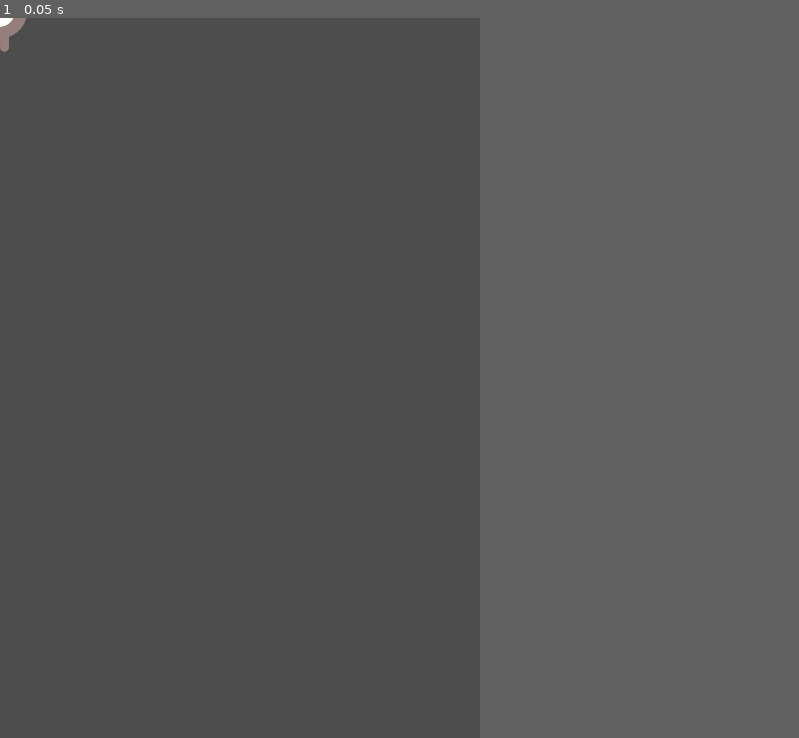
Above: before the commit, frame 1.
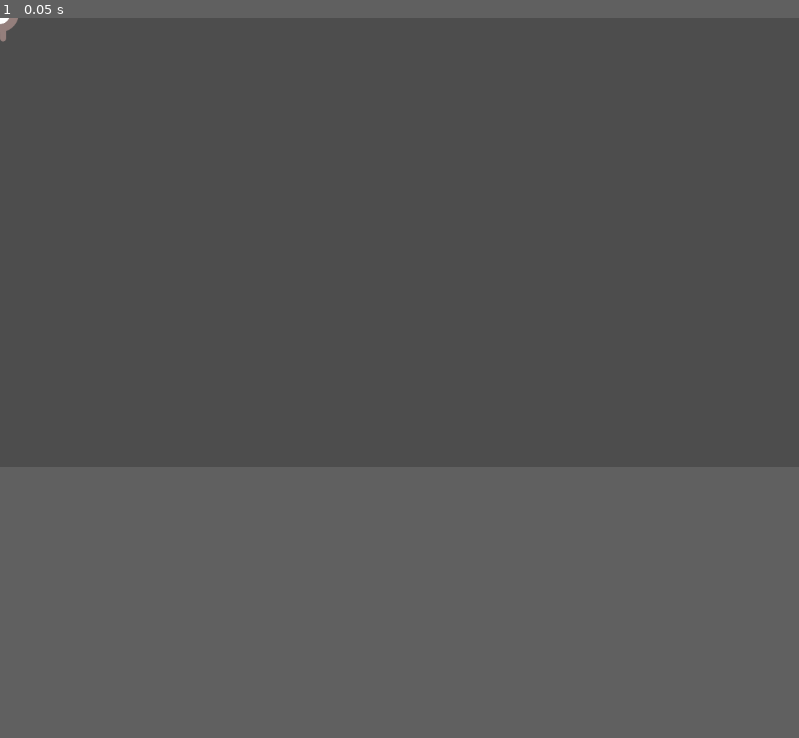
Above: after the commit, the same moment.

Repository: MasterbuilderMS/Our-Game
Game: Godot game, scene res://player.tscn
Two runs of this game, one before a commit and one after it. Both use one fixed random seed, a clock stepped at 60 frames per second and the inputs below. The project has no main scene, so this scene is started directly.
Inputs:
- Up to frame 1 (0.05 s): no input
In our replay, the window is 480x720 before the commit and 799x449 after it. These sizes can differ from the game's own. Grey fills any space a smaller window leaves; there, only what the larger window draws over its background counts as a difference.

The runs differ from the first frame. In frame 1, less than 0.1% of the frame differs, in the area x 0-4%, y 0-5%.

Commit message:
added player script

Diff:
--- /dev/null
+++ b/player.gd
@@ -0,0 +1,12 @@
+extends Area2D
+
+@export var speed = 400
+
+# Called when the node enters the scene tree for the first time.
+func _ready() -> void:
+	pass # Replace with function body.
+
+
+# Called every frame. 'delta' is the elapsed time since the previous frame.
+func _process(delta: float) -> void:
+	pass
--- a/player.tscn
+++ b/player.tscn
@@ -1,6 +1,7 @@
-[gd_scene load_steps=7 format=3 uid="uid://dejwli0ewtxaa"]
+[gd_scene load_steps=8 format=3 uid="uid://dcwjfpyitpnmq"]
 
 [ext_resource type="Texture2D" uid="uid://rb5sjhqt0asb" path="res://art/playerGrey_up1.png" id="1_3x780"]
+[ext_resource type="Script" path="res://player.gd" id="1_ppjdq"]
 [ext_resource type="Texture2D" uid="uid://b61ason5q1kwf" path="res://art/playerGrey_up2.png" id="2_phu85"]
 [ext_resource type="Texture2D" uid="uid://cli4wn7vamdit" path="res://art/playerGrey_walk1.png" id="3_6lsyw"]
 [ext_resource type="Texture2D" uid="uid://dx7kqwptuxc3h" path="res://art/playerGrey_walk2.png" id="4_6xmda"]
@@ -35,6 +36,7 @@
 height = 68.0
 
 [node name="Player" type="Area2D"]
+script = ExtResource("1_ppjdq")
 metadata/_edit_group_ = true
 
 [node name="AnimatedSprite2D" type="AnimatedSprite2D" parent="."]
--- a/project.godot
+++ b/project.godot
@@ -14,12 +14,6 @@
 config/features=PackedStringArray("4.3", "Mobile")
 config/icon="res://icon.svg"
 
-[display]
-
-window/size/viewport_width=480
-window/size/viewport_height=720
-window/stretch/mode="canvas_items"
-
 [rendering]
 
 renderer/rendering_method="mobile"
